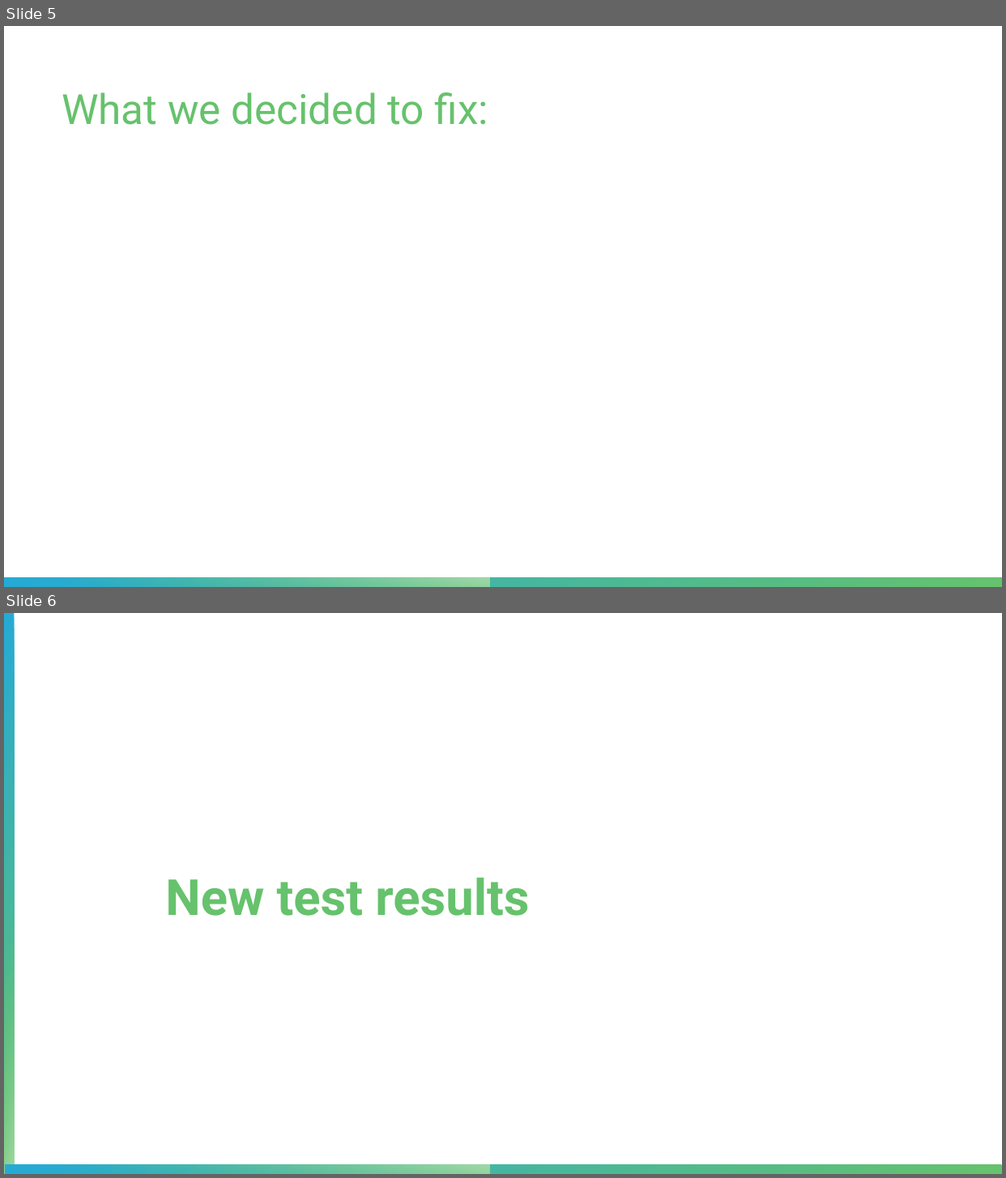
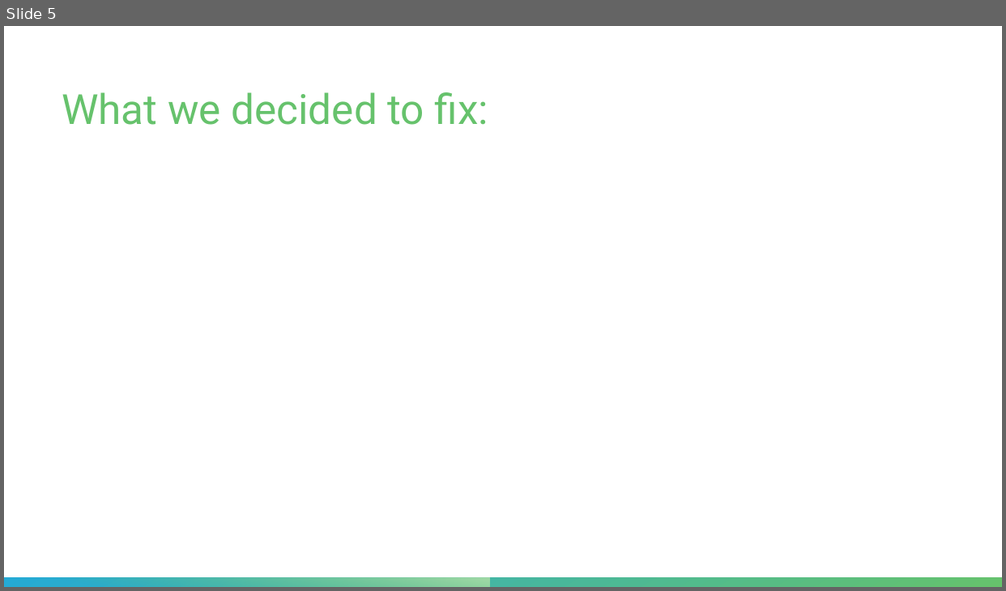
Before and after one commit to PaullyDK/DevSecOpsProjOne, a slide deck: Presentation/proj1.pptx. Shown one above the other, each under a label of ours: slides 5 and 6 before the commit, slide 5 after it. The pictures are 1006x1178 and 1006x591 pixels, drawn with LibreOffice and Linux fonts; fonts in the diff are those of the drawing. Boxes give left, top, right and bottom in pixels: in the first picture for what was removed or moved away, otherwise in the second. Text is boxed around its words. In the diff, an @@ line names an element or a change of style, - is before the commit and + after.

```diff
--- a/Presentation/proj1.pptx
+++ b/Presentation/proj1.pptx
@@ slide 6 removed at (4, 613, 1002, 1174), background #FFFFFF @@
@@ rectangle removed at (4, 613, 14, 1174) @@
@@ text removed at (165, 878, 529, 916) @@
-New test results
@@ rectangle removed at (4, 902, 14, 1174) @@
@@ rectangle removed at (5, 1165, 1002, 1174) @@
@@ rectangle removed at (5, 1165, 489, 1174) @@
```
Also in this commit, not shown: 5 slides changed, 2 other slides removed.
